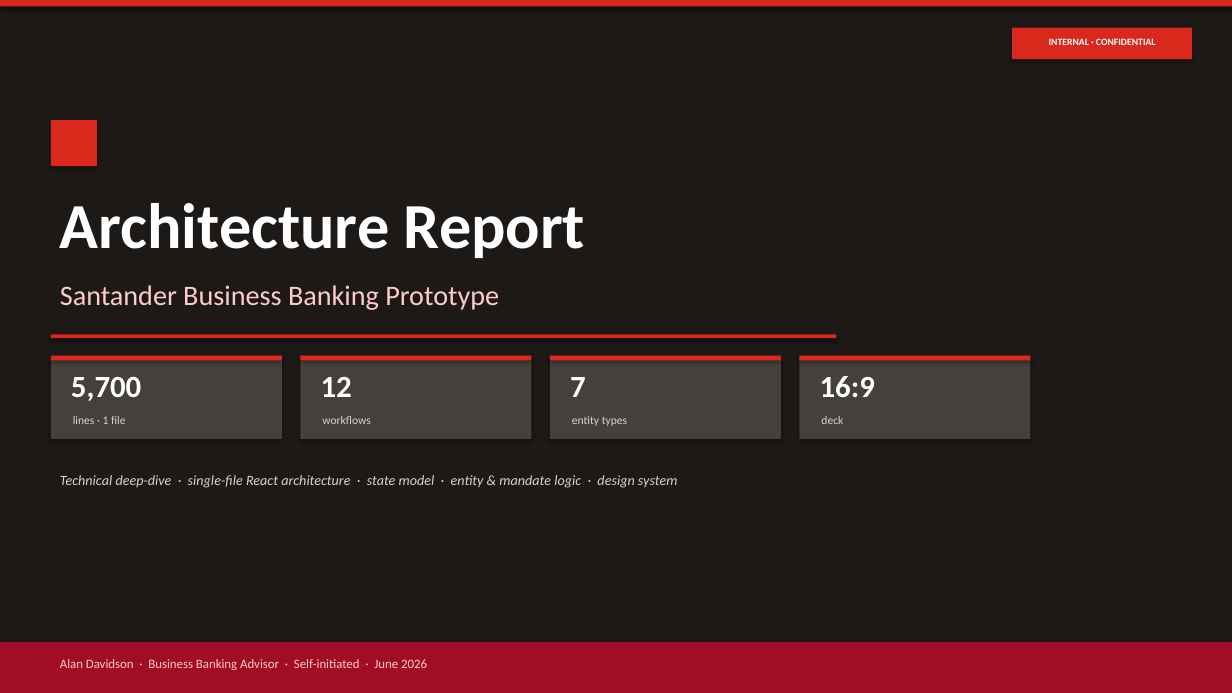
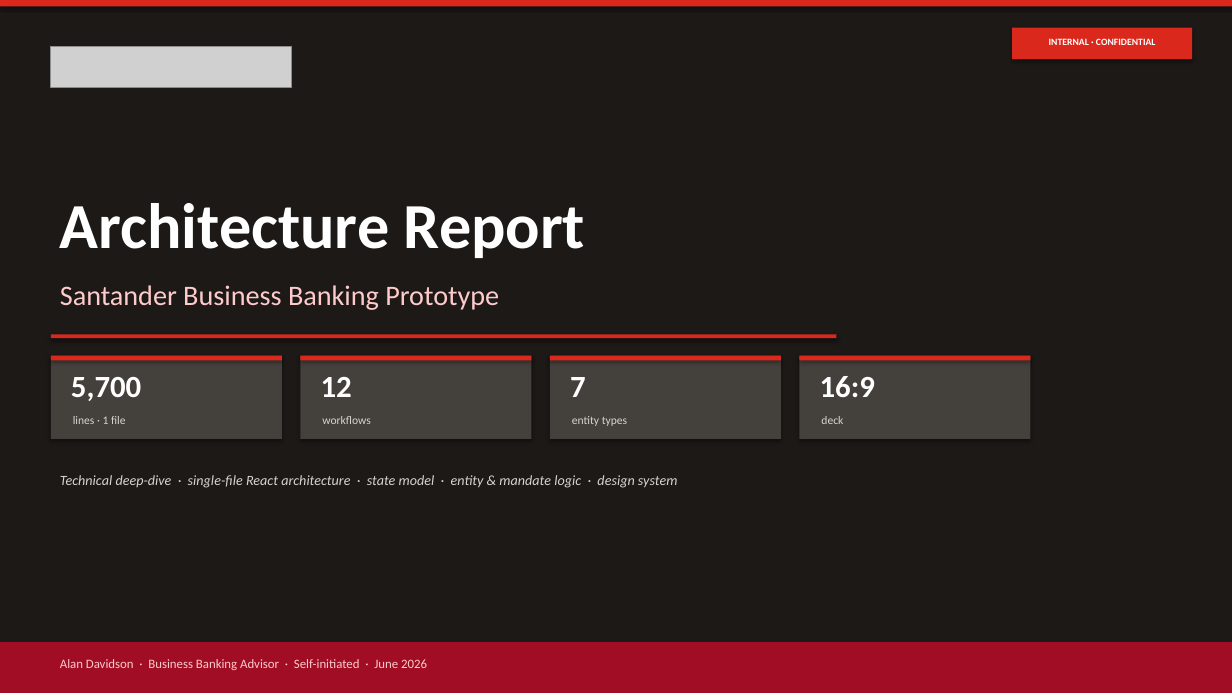
Before and after one commit to imscots-ui/santander, a slide deck: slide 1 of Santander_Architecture.pptx. Drawn at 1232x693 pixels with LibreOffice and Linux fonts; fonts in the diff are those of the drawing; grey boxes stand for pictures. Boxes give left, top, right and bottom in pixels: in the first picture for what was removed or moved away, otherwise in the second. Text is boxed around its words. In the diff, an @@ line names an element or a change of style, - is before the commit and + after.

```diff
--- a/Santander_Architecture.pptx
+++ b/Santander_Architecture.pptx
@@ picture added at <box>51,46,291,88</box> @@
@@ rectangle removed at <box>51,120,97,166</box> @@
```
Also in this commit, not shown: 5 other files.
